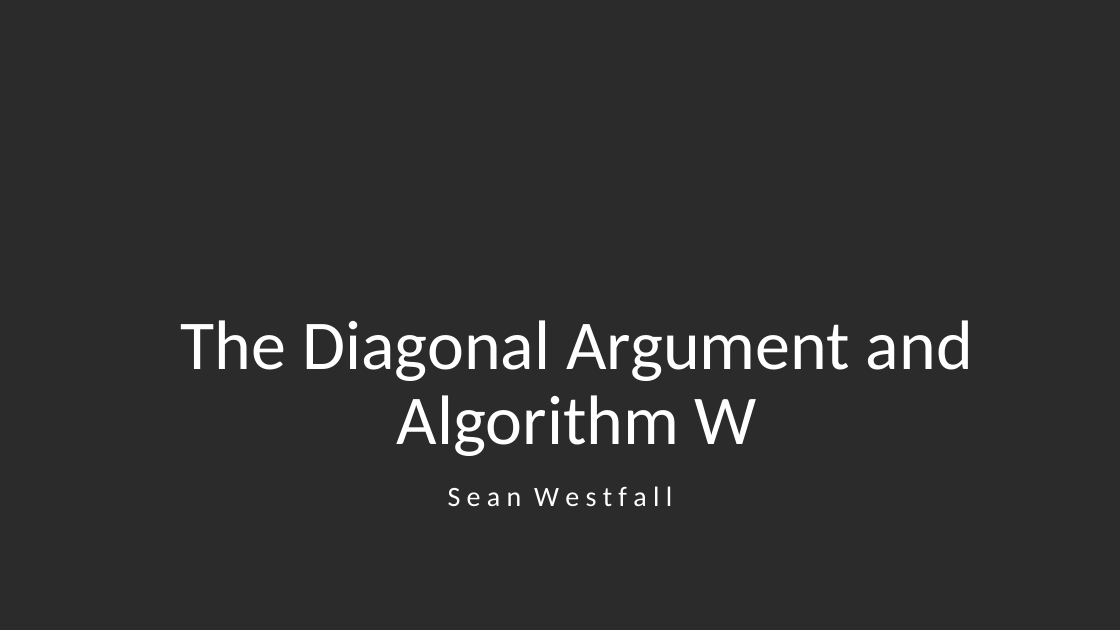
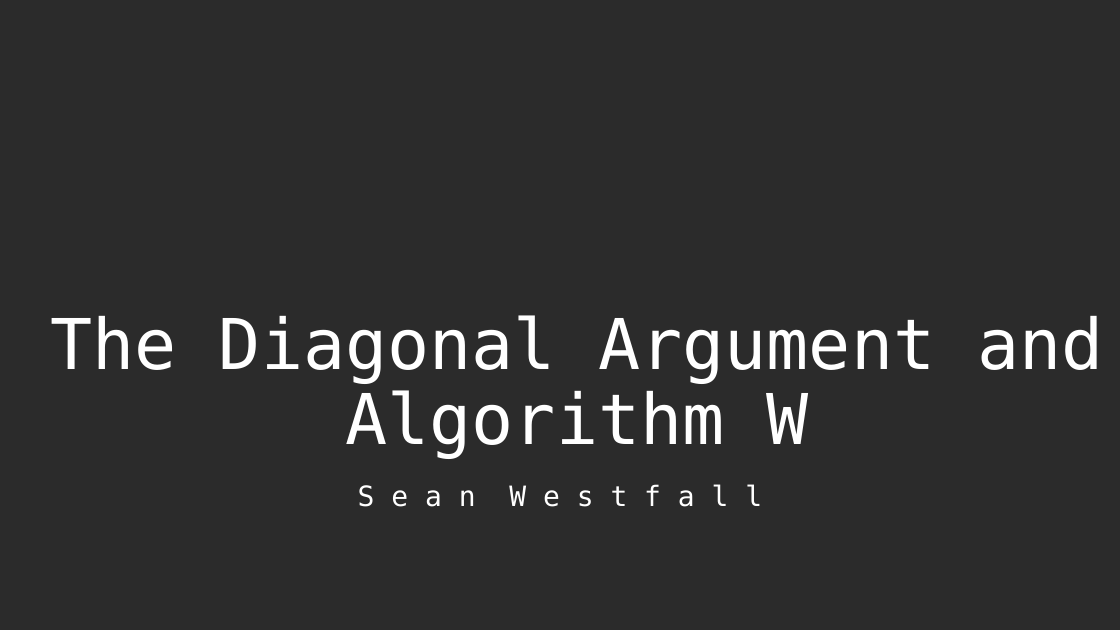
Before and after one commit to seanwestfall/algorithm_w_presentation, a slide deck: slide 1 of Presentation1.pptx. Drawn at 1120x630 pixels with LibreOffice and Linux fonts; fonts in the diff are those of the drawing; background and template pictures are left out; a plain dark background stands for a picture behind light text. Boxes give left, top, right and bottom in pixels: in the first picture for what was removed or moved away, otherwise in the second. Text is boxed around its words. In the diff, an @@ line names an element or a change of style, - is before the commit and + after.

```diff
--- a/Presentation1.pptx
+++ b/Presentation1.pptx
@@ title "The Diagonal Argument and Algorithm ..." at (50,315,1104,459): font Calibri to DejaVu Sans Mono @@
@@ subtitle "S e a n W ..." at (358,484,762,507): font Calibri to DejaVu Sans Mono @@
```
Also in this commit, not shown: 6 other slides changed, 1 slide added.
